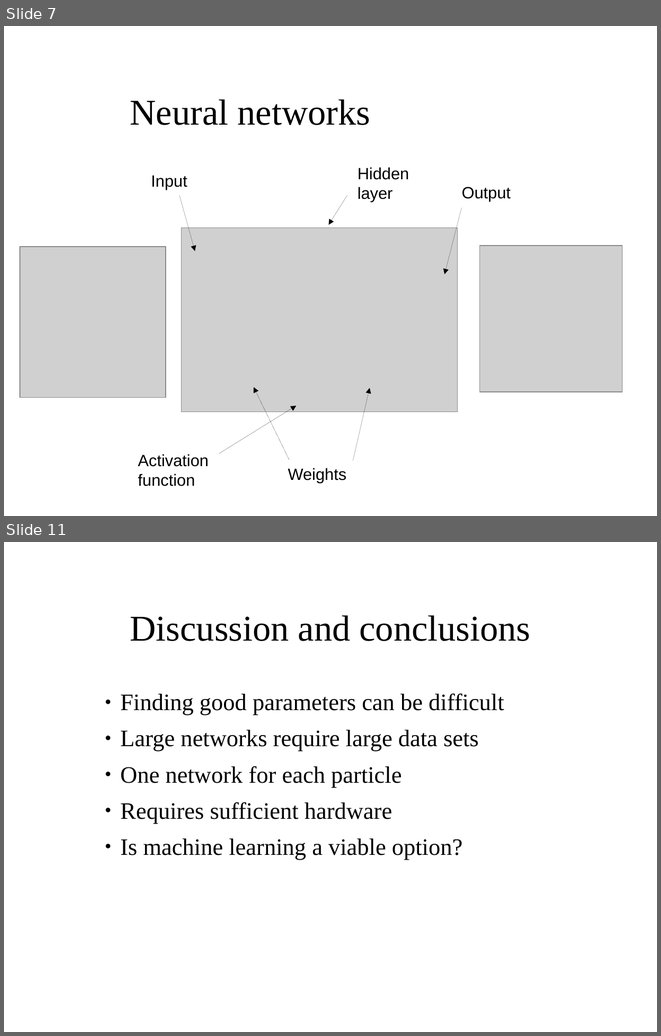
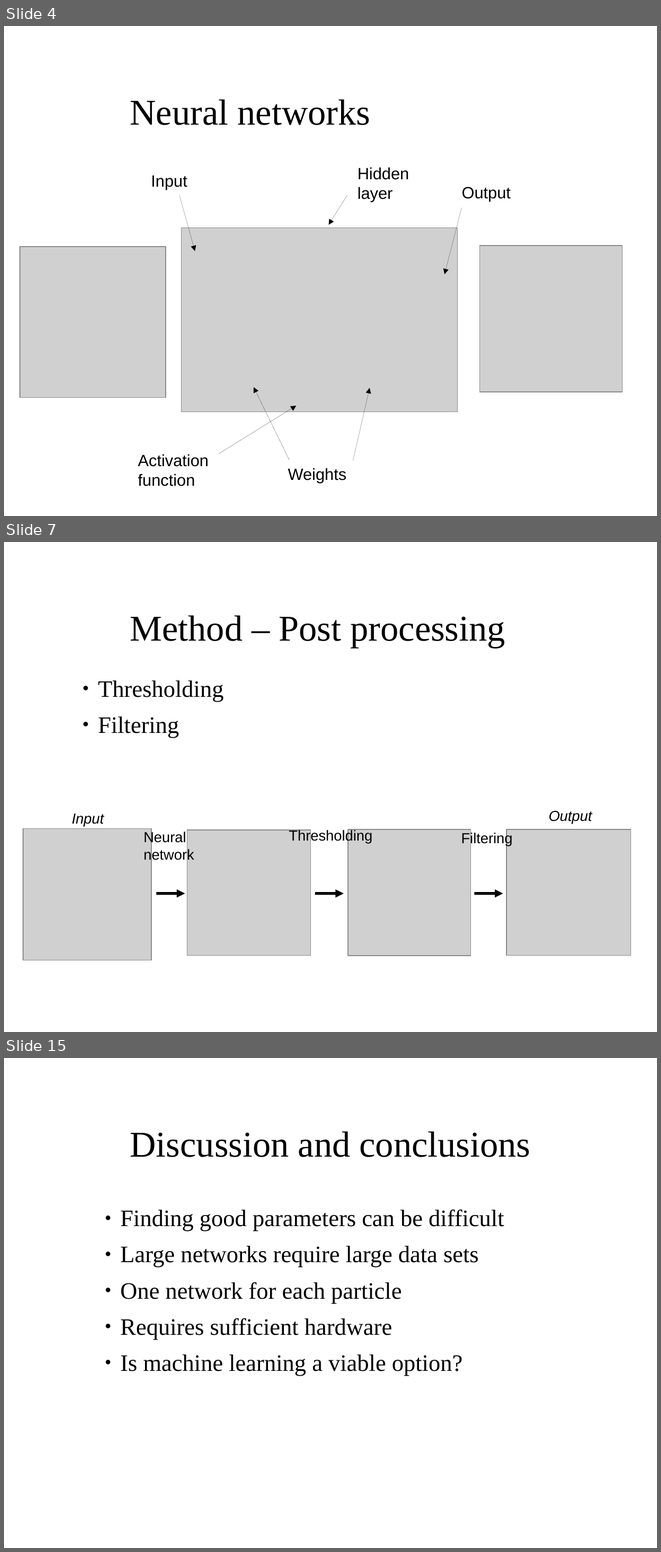
Before and after one commit to aaaaarvi/Projektarbete17, a slide deck: presentation/presentation.odp. Shown one above the other, each under a label of ours: slides 7 and 11 before the commit, slides 4, 7 and 15 after it; the slides between them are not shown. The pictures are 661x1036 and 661x1552 pixels, drawn with LibreOffice and Linux fonts; fonts in the diff are those of the drawing; grey boxes stand for pictures; background and template pictures are left out. Boxes give left, top, right and bottom in pixels: in the first picture for what was removed or moved away, otherwise in the second. Text is boxed around its words. In the diff, an @@ line names an element or a change of style, - is before the commit and + after.

Commit message:
updated presentation

```diff
--- a/presentation/presentation.odp
+++ b/presentation/presentation.odp
@@ slide 7 added at [4,542,657,1032], background picture (left out) @@
@@ title added at [130,615,505,647], 40 pt, text #000000 @@
+Method – Post processing
@@ text added at [98,680,223,738], 26 pt, text #000000 @@
+● Thresholding
+● Filtering
@@ text added at [549,811,592,824], 16 pt, text #000000, italic @@
+Output
@@ text added at [72,813,104,827], 16 pt, text #000000, italic @@
+Input
@@ picture added at [23,829,151,960] @@
@@ text added at [143,831,194,862], 16 pt, text #000000 @@
+Neural
+network
@@ picture added at [187,830,310,955] @@
@@ text added at [289,829,372,844], 16 pt, text #000000 @@
+Thresholding
@@ picture added at [348,829,471,955] @@
@@ text added at [461,832,513,846], 16 pt, text #000000 @@
+Filtering
@@ picture added at [506,829,631,955] @@
@@ arrow added from (156, 893) to (185, 893), #000000 3 pt @@
@@ arrow added from (315, 893) to (344, 893), #000000 3 pt @@
@@ arrow added from (474, 893) to (503, 893), #000000 3 pt @@
@@ what was slide 7 is now slide 4 @@
@@ what was slide 11 is now slide 15 @@
```
Also in this commit, not shown: 11 other slides added, 8 slides removed, 6 other files.
